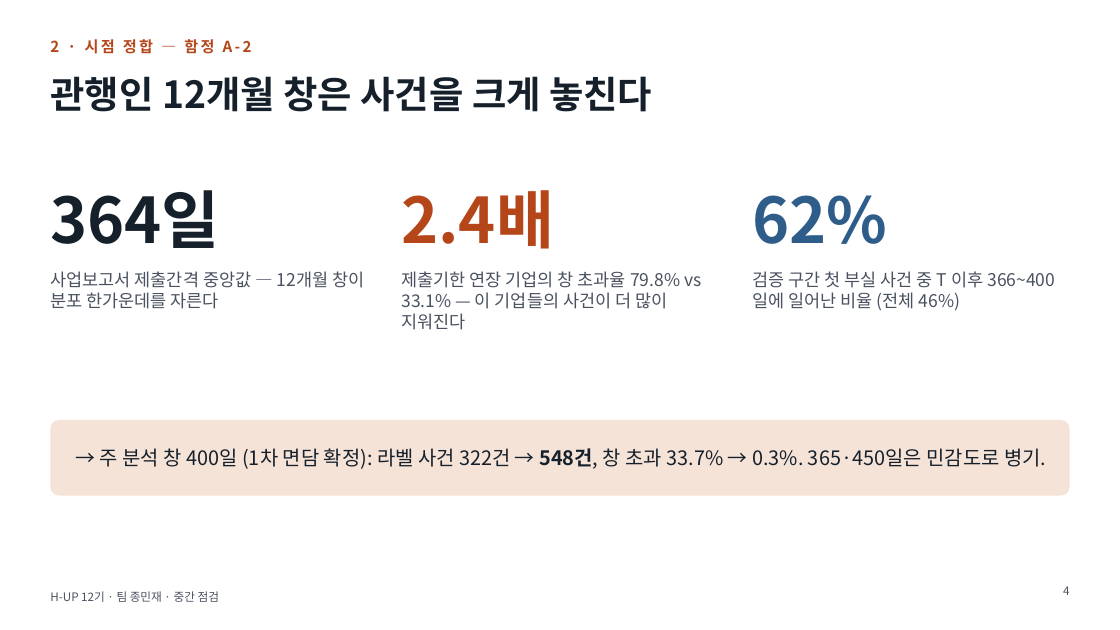
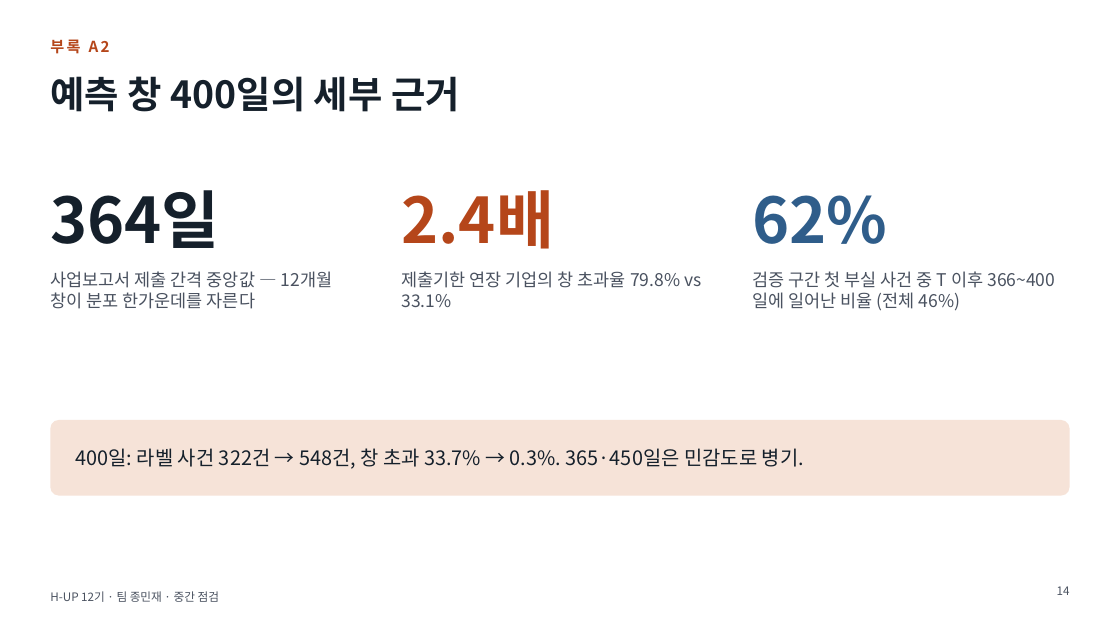
Before and after one commit to ejongmin/h-up-xai-project, a slide deck: slide 14 of 발표/중간점검_보고회.pptx (slide 4 before the commit). Drawn at 1120x630 pixels with LibreOffice and Linux fonts; fonts in the diff are those of the drawing. Boxes give left, top, right and bottom in pixels: in the first picture for what was removed or moved away, otherwise in the second. Text is boxed around its words. In the diff, an @@ line names an element or a change of style, - is before the commit and + after.

```diff
--- a/발표/중간점검_보고회.pptx
+++ b/발표/중간점검_보고회.pptx
@@ text at (x1=50, y1=39, x2=110, y2=54): text changed @@
-2 · 시점 정합 — 함정 A-2
+부록 A2
@@ title at (x1=50, y1=76, x2=460, y2=112): text changed @@
-관행인 12개월 창은 사건을 크게 놓친다
+예측 창 400일의 세부 근거
@@ text at (x1=50, y1=271, x2=333, y2=309): spaces changed @@
-사업보고서 제출간격 중앙값 — 12개월 창이 분포 한가운데를 자른다
+사업보고서 제출 간격 중앙값 — 12개월 창이 분포 한가운데를 자른다
@@ text at (x1=401, y1=271, x2=701, y2=307): text changed @@
-제출기한 연장 기업의 창 초과율 79.8% vs 33.1% — 이 기업들의 사건이 더 많이 지워진다
+제출기한 연장 기업의 창 초과율 79.8% vs 33.1%
@@ text at (x1=76, y1=448, x2=804, y2=469): text changed @@
-→ 주 분석 창 400일 (1차 면담 확정): 라벨 사건 322건 → 548건, 창 초과 33.7% → 0.3%. 365·450일은 민감도로 병기.
+400일: 라벨 사건 322건 → 548건, 창 초과 33.7% → 0.3%. 365·450일은 민감도로 병기.
@@ page number at (x1=1057, y1=586, x2=1070, y2=595): text changed @@
-4
+14
```
Also in this commit, not shown: 11 other slides changed, 4 slides added, 1 slide removed, 3 other files.
